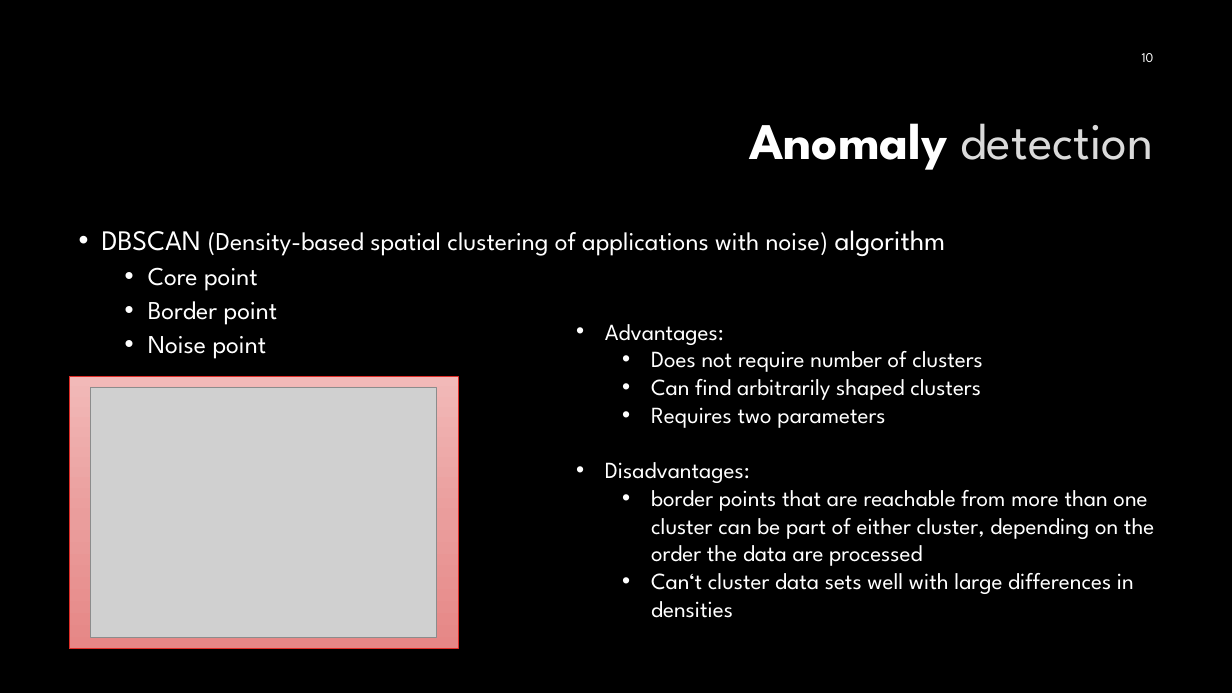
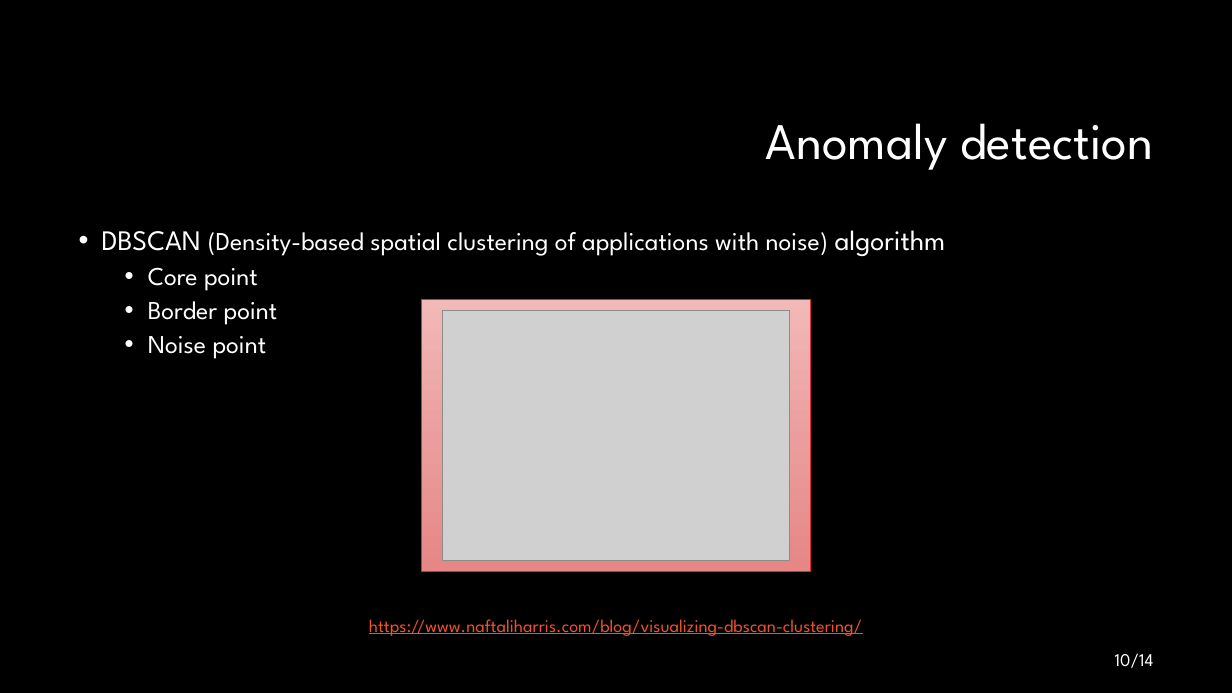
Before and after one commit to mehmedkadric/internship, a slide deck: slide 10 of demoPresentation/DemoPresentation.pptx. Drawn at 1232x693 pixels with LibreOffice and Linux fonts; fonts in the diff are those of the drawing; grey boxes stand for pictures; background and template pictures are left out. Boxes give left, top, right and bottom in pixels: in the first picture for what was removed or moved away, otherwise in the second. Text is boxed around its words. In the diff, an @@ line names an element or a change of style, - is before the commit and + after.

```diff
--- a/demoPresentation/DemoPresentation.pptx
+++ b/demoPresentation/DemoPresentation.pptx
@@ title "Anomaly detection" at <box>766,123,1153,170</box>: text colour pattern #000000 on #FFFFFF to #FFFFFF, bold off in "Anomaly"; text colour #DADADA to #FFFFFF in "detection" @@
@@ rectangle: place and size @@
-rectangle at <box>69,376,458,649</box>
+rectangle at <box>421,299,811,572</box>
@@ picture: place and size @@
-picture at <box>91,387,437,637</box>
+picture at <box>443,311,789,560</box>
@@ text removed at <box>605,324,1154,618</box> @@
-• Advantages:
-  • Does not require number of clusters
-  • Can find arbitrarily shaped clusters
-  • Requires two parameters
-• Disadvantages:
-  • border points that are reachable from more than one cluster can be part of either cluster, depending on the order the data are processed
-  • Can‘t cluster data sets well with large differences in densities
@@ text added at <box>369,619,862,636</box>, 14 pt, text #F0532B, underline @@
+https://www.naftaliharris.com/blog/visualizing-dbscan-clustering/
@@ page number at <box>1115,653,1154,668</box>: text changed; size 10.5 to 14 pt @@
-10
+10/14
```
Also in this commit, not shown: 12 other slides changed, 1 slide added, 1 slide removed, 2 other files.
